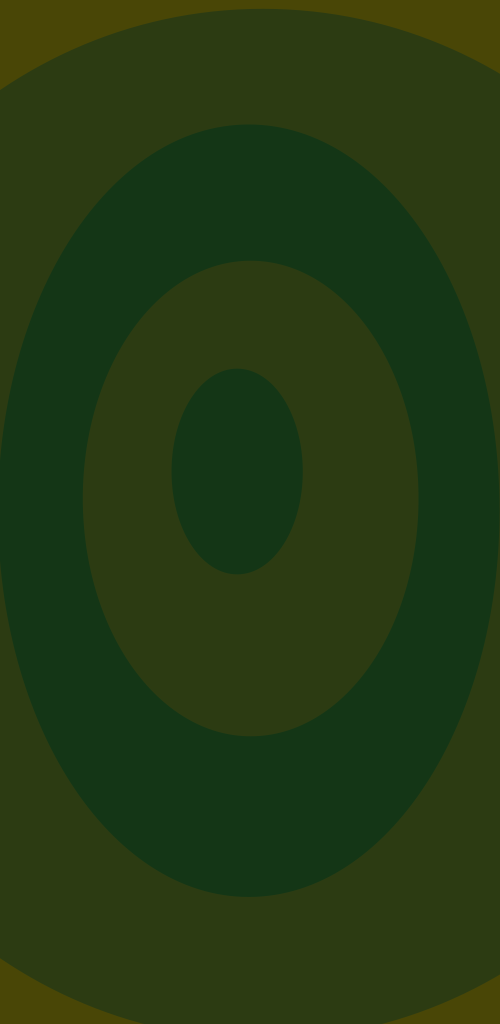
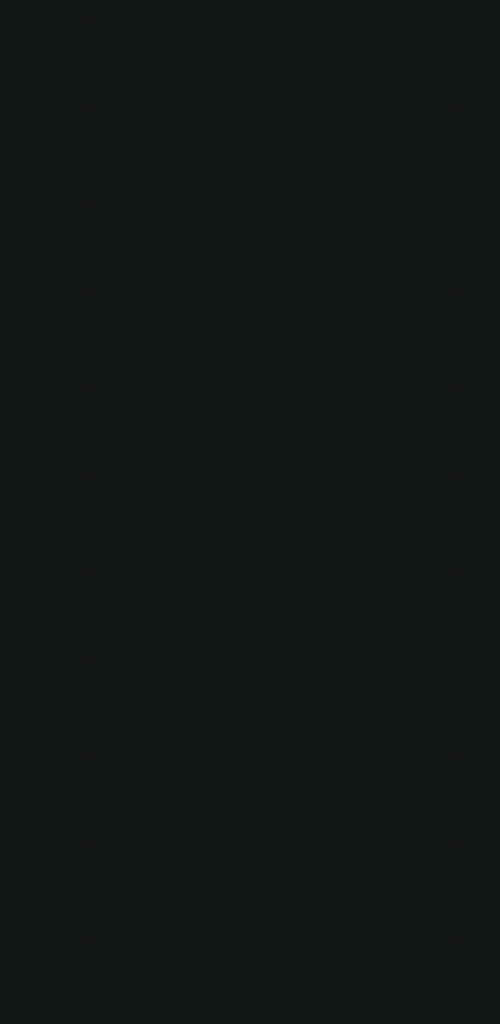
Comparing the layer stacks of the two 500 x 1024 images. Changes:
"Layer 4": opacity 70% → 90% over (x1=0, y1=0, x2=500, y2=1024)
painted on "Vector Smart Object" over (x1=0, y1=0, x2=500, y2=1024)
removed layer "Layer 5" over (x1=0, y1=0, x2=500, y2=1024)
